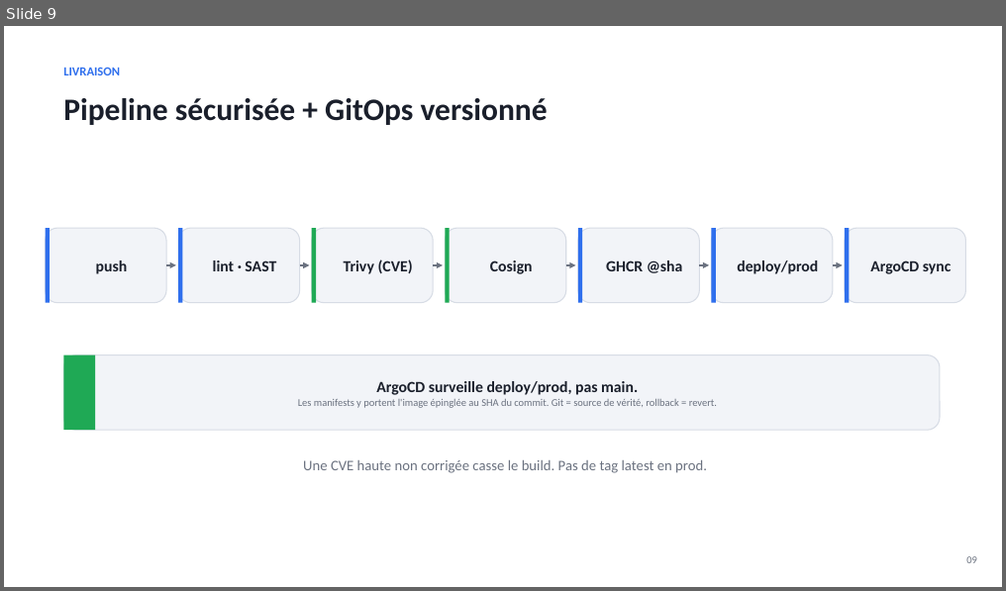
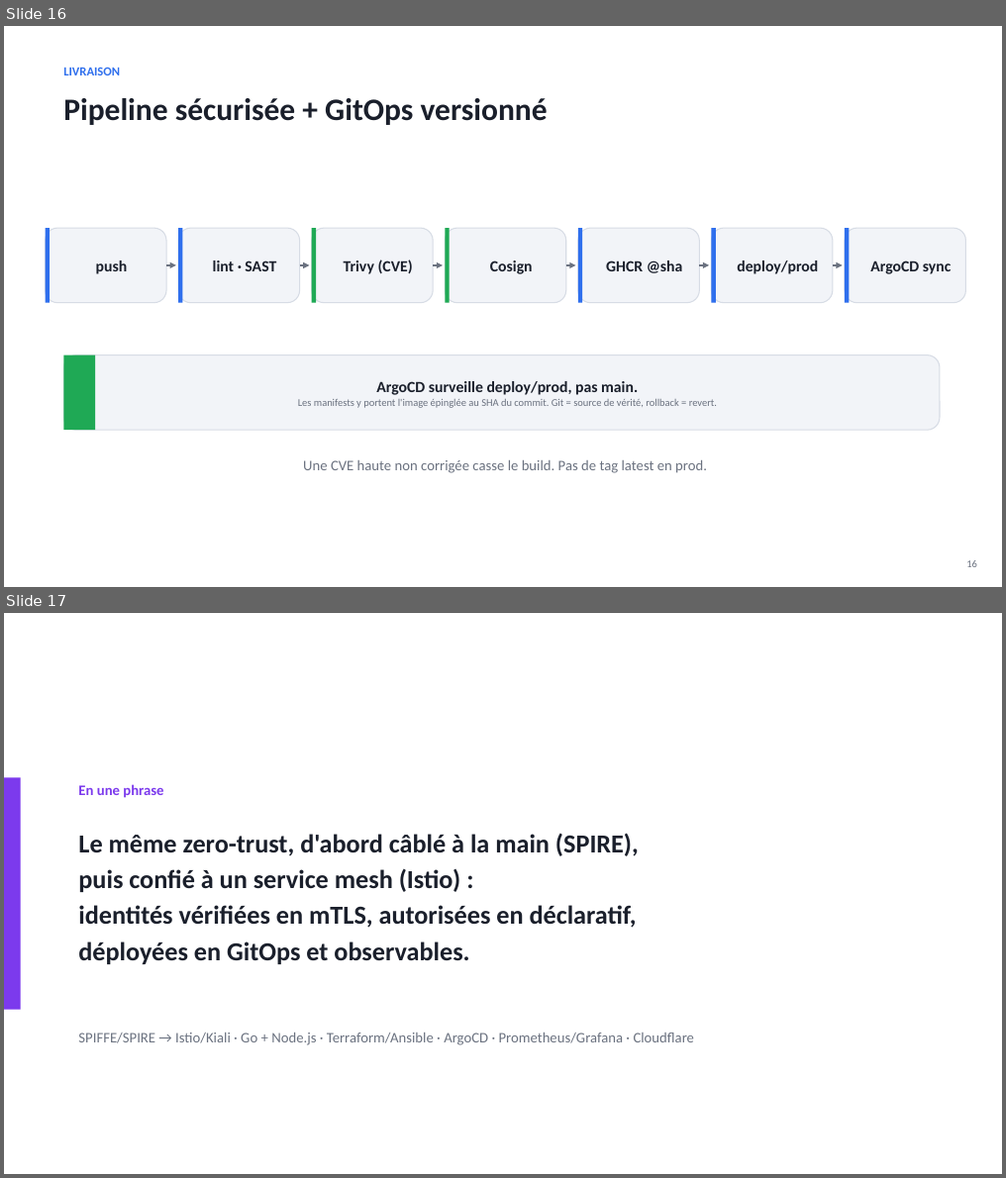
Before and after one commit to Sipixer/SPIRE-DevSecOps, a slide deck: slides/SPIRE-Zero-Trust.pptx. Shown one above the other, each under a label of ours: slide 9 before the commit, slides 16 and 17 after it. The pictures are 1006x591 and 1006x1178 pixels, drawn with LibreOffice and Linux fonts; fonts in the diff are those of the drawing. Boxes give left, top, right and bottom in pixels: in the first picture for what was removed or moved away, otherwise in the second. Text is boxed around its words. In the diff, an @@ line names an element or a change of style, - is before the commit and + after.

Commit message:
slides: deck réécrit en narratif d'évolution v1 -> v2
- 11 -> 17 slides. Fil rouge : le zero-trust (2 principes) porté
  différemment par les 2 versions.
- V1 (SPIRE manuel) : identité SVID, mTLS+policy en code, Envoy manuel,
  puis une slide 'limites' (charnière).
- V2 (Istio) : bascule (l'app -> le mesh), AuthorizationPolicy déclaratives,
  le 403 démontré, Kiali observable.
- slide comparaison v1 vs v2 (identité/mTLS/autz/observabilité).
- slide accès zero-trust : JIT SSH + Cloudflare Tunnel/Access.
- infra à jour (Istio au lieu de SPIRE dans les slides plateforme/CI).

```diff
--- a/slides/SPIRE-Zero-Trust.pptx
+++ b/slides/SPIRE-Zero-Trust.pptx
@@ slide 17 added at bbox=[4, 613, 1002, 1174], background #FFFFFF @@
@@ rectangle added at bbox=[4, 777, 21, 1010], fill #7C3AED @@
@@ text added at bbox=[78, 784, 163, 798], 14 pt, text #7C3AED, bold @@
+En une phrase
@@ text added at bbox=[78, 833, 639, 964], 25 pt, text #1A1F2B, bold @@
+Le même zero-trust, d'abord câblé à la main (SPIRE),
+puis confié à un service mesh (Istio) :
+identités vérifiées en mTLS, autorisées en déclaratif,
+déployées en GitOps et observables.
@@ text added at bbox=[78, 1033, 695, 1046], 14 pt, text #6B7280 @@
+SPIFFE/SPIRE → Istio/Kiali · Go + Node.js · Terraform/Ansible · ArgoCD · Prometheus/Grafana · Cloudflare
@@ what was slide 9 is now slide 16 @@
@@ slide 16 changed as well @@
@@ text at bbox=[966, 561, 977, 568]: text changed @@
-09
+16
```
Also in this commit, not shown: 7 other slides changed, 8 other slides added, 3 slides removed, 1 other file.
